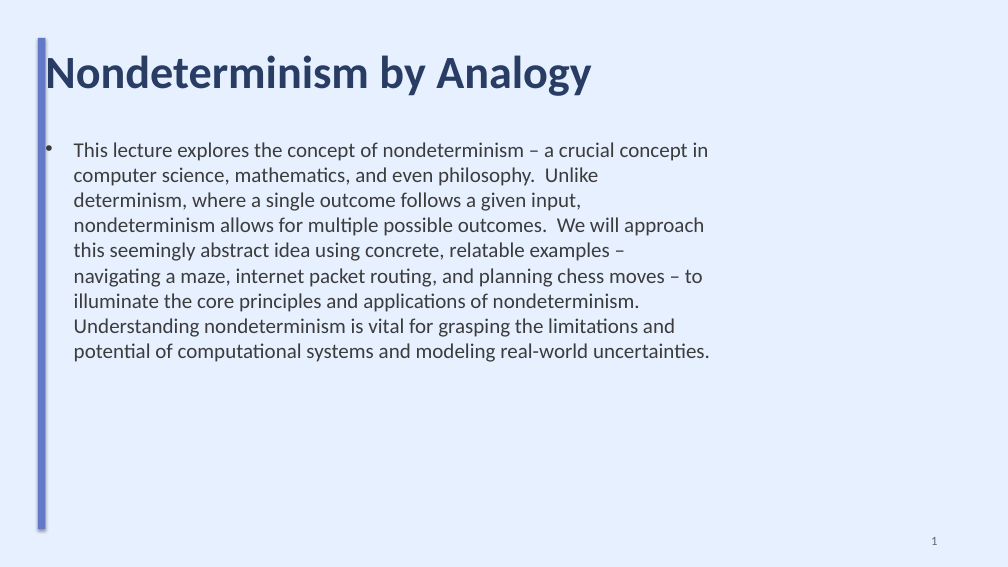
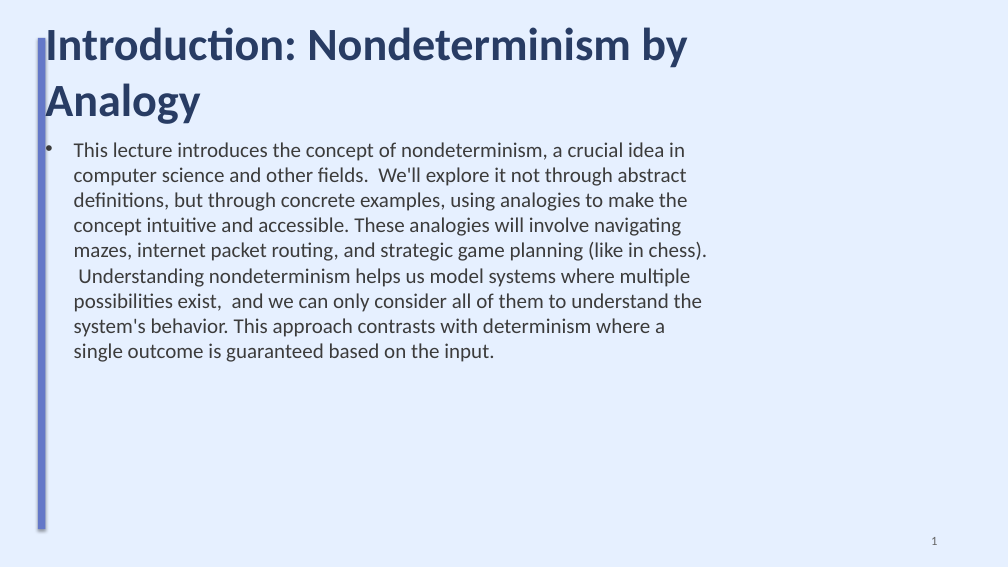
Before and after one commit to sanskarsri26/pdf-to-lecture, a slide deck: slide 1 of Styled_Slides.pptx. Drawn at 1008x567 pixels with LibreOffice and Linux fonts; fonts in the diff are those of the drawing. Boxes give left, top, right and bottom in pixels: in the first picture for what was removed or moved away, otherwise in the second. Text is boxed around its words. In the diff, an @@ line names an element or a change of style, - is before the commit and + after.

```diff
--- a/Styled_Slides.pptx
+++ b/Styled_Slides.pptx
@@ title at (x1=45, y1=27, x2=687, y2=127): text changed @@
-Nondeterminism by Analogy
+Introduction: Nondeterminism by Analogy
@@ text at (x1=74, y1=142, x2=708, y2=362): text changed @@
-• This lecture explores the concept of nondeterminism – a crucial concept in computer science, mathematics, and even philosophy. Unlike determinism, where a single outcome follows a given input, nondeterminism allows for multiple possible outcomes. We will approach this seemingly abstract idea using concrete, relatable examples – navigating a maze, internet packet routing, and planning chess moves – to illuminate the core principles and applications of nondeterminism. Understanding nondeterminism is vital for grasping the limitations and potential of computational systems and modeling real-world uncertainties.
+• This lecture introduces the concept of nondeterminism, a crucial idea in computer science and other fields. We'll explore it not through abstract definitions, but through concrete examples, using analogies to make the concept intuitive and accessible. These analogies will involve navigating mazes, internet packet routing, and strategic game planning (like in chess). Understanding nondeterminism helps us model systems where multiple possibilities exist, and we can only consider all of them to understand the system's behavior. This approach contrasts with determinism where a single outcome is guaranteed based on the input.
```
Also in this commit, not shown: 7 other slides changed, 1 slide added, 1 slide removed, 6 other files.
